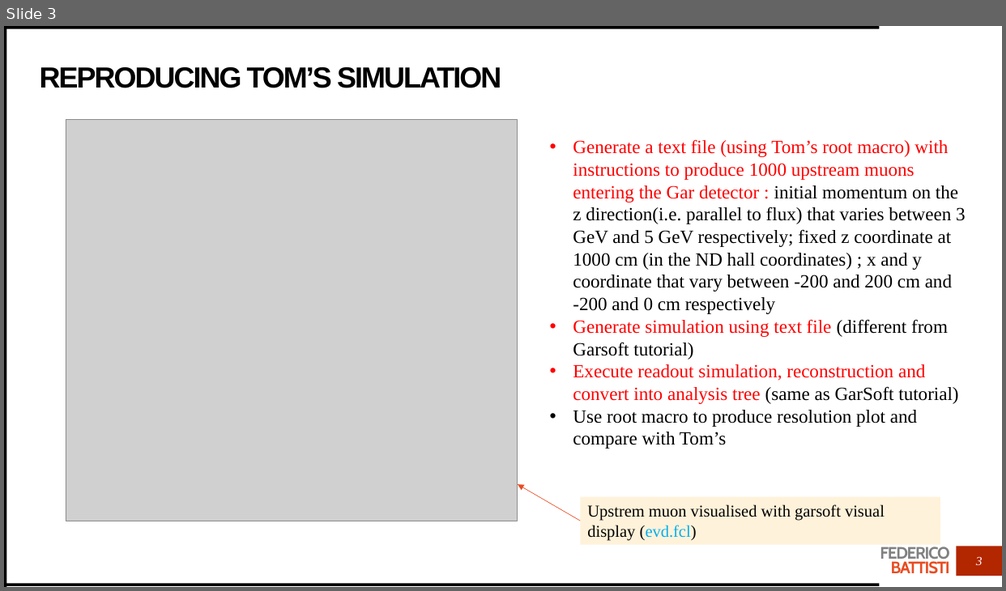
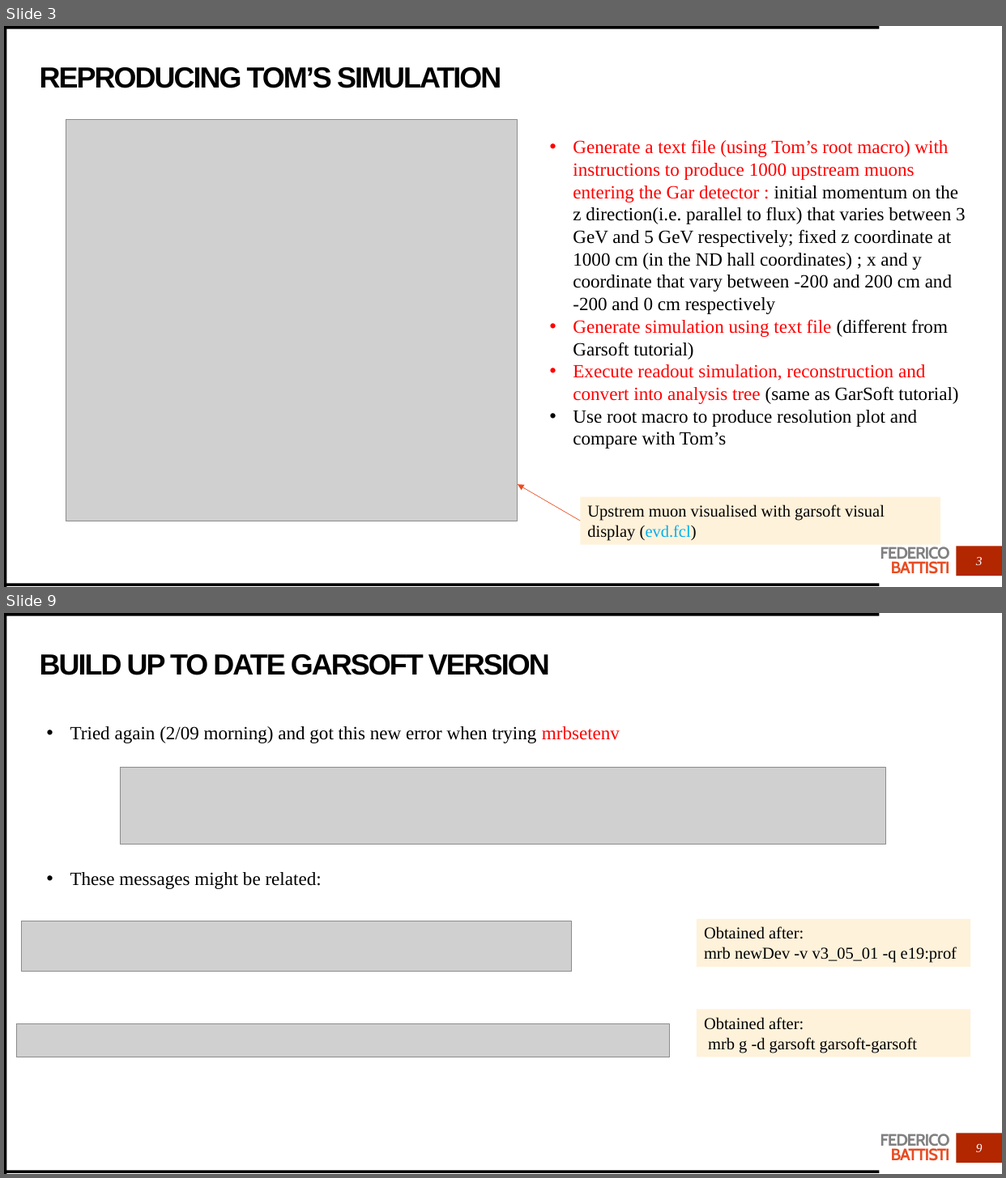
Before and after one commit to Trenchcoat95/OxfordCode, a slide deck: Simulation Exercise.pptx. Shown one above the other, each under a label of ours: slide 3 before the commit, slides 3 and 9 after it; the slides between them are not shown. The pictures are 1006x591 and 1006x1178 pixels, drawn with LibreOffice and Linux fonts; fonts in the diff are those of the drawing; grey boxes stand for pictures. Boxes give left, top, right and bottom in pixels: in the first picture for what was removed or moved away, otherwise in the second. Text is boxed around its words. In the diff, an @@ line names an element or a change of style, - is before the commit and + after.

Commit message:
First plots with garsoft v3

```diff
--- a/Simulation Exercise.pptx
+++ b/Simulation Exercise.pptx
@@ slide 9 added at (4, 613, 1002, 1174), background #FFFFFF; not listed: 5 template elements that a slide beside it also shows @@
@@ title added at (40, 654, 550, 675), 28 pt, text #000000, bold @@
+BUILD UP TO DATE GARSOFT VERSION
@@ text added at (70, 726, 620, 743), 18 pt, text #000000 @@
+• Tried again (2/09 morning) and got this new error when trying mrbsetenv
@@ picture added at (121, 767, 886, 845) @@
@@ text added at (70, 872, 322, 889), 18 pt, text #000000 @@
+• These messages might be related:
@@ picture added at (22, 921, 572, 972) @@
@@ rectangle added at (697, 919, 970, 967), fill #FFF2DA, 16 pt, text #000000 @@
+Obtained after:
+mrb newDev -v v3_05_01 -q e19:prof
@@ picture added at (17, 1024, 670, 1058) @@
@@ rectangle added at (697, 1010, 970, 1058), fill #FFF2DA, 16 pt, text #000000 @@
+Obtained after:
+mrb g -d garsoft garsoft-garsoft
@@ page number added at (976, 1144, 982, 1152), 12 pt, text #FFFFFF, italic @@
+9
```
Also in this commit, not shown: 1 slide changed, 9 other slides added, 1 slide removed, 34 other files.
